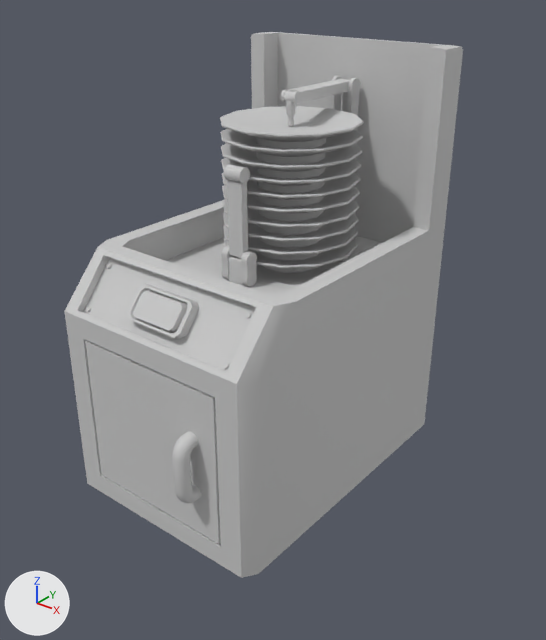
A saved change to the FBX model Assets/Art/Models/Interactables/NonPickables/ServeAndOrder/plate_refill_001.fbx.
The view is the same before and after, from a camera (50 mm lens) standing at (1.318, -1.62, 1.481) and looking at (0.076, -0.067, 0.518). Lighting does not change. The marker at lower left points along +X, +Y and +Z. The first picture is the older version.
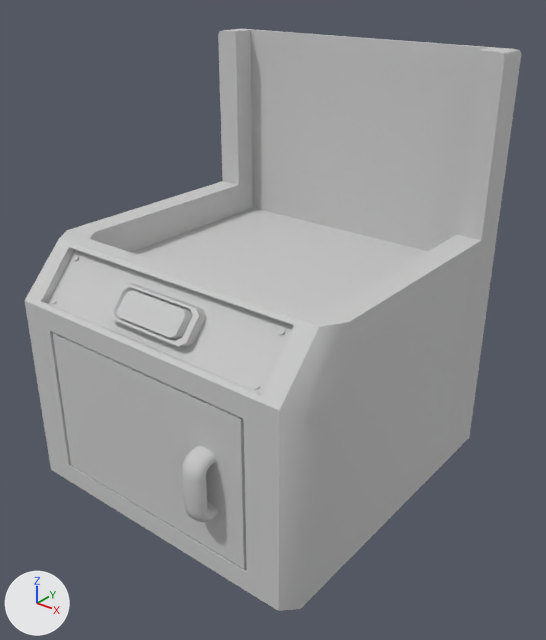
Commit message: [Feat] 접시 리필 창구 수정 버전 추가

Location of each change, [x1, y1, x2, y2] in pixels of the pictures (546 x 640 px):
'Box012', reshaped, rescaled (24% wider, 7% taller): before [64, 32, 463, 578]; after [25, 29, 521, 611]
part 1 of me_mesh, deleted: before [220, 76, 364, 287]

The change in detail:
me_mesh is used by ob_box012; location (0.0, 0.0, 0.0); scale (0.01, 0.01, 0.01).
me_mesh had 1644 vertices, 3110 faces and spanned x -34.2..34.2, y -56.2..44.6, z 0.0..125.0.
me_mesh now has 318 vertices, 554 faces and spans x -34.2..34.2, y -56.2..44.6, z 0.0..125.0.
me_mesh part 1: 24 loose pieces with 1326 vertices, spanning x -19.7..21.1, y -14.8..40.2, z 63.3..114.3, are deleted.
Object 'Box012' (ob_box012) is rescaled from (0.01, 0.01, 0.01) to (0.0146, 0.0105, 0.01).
